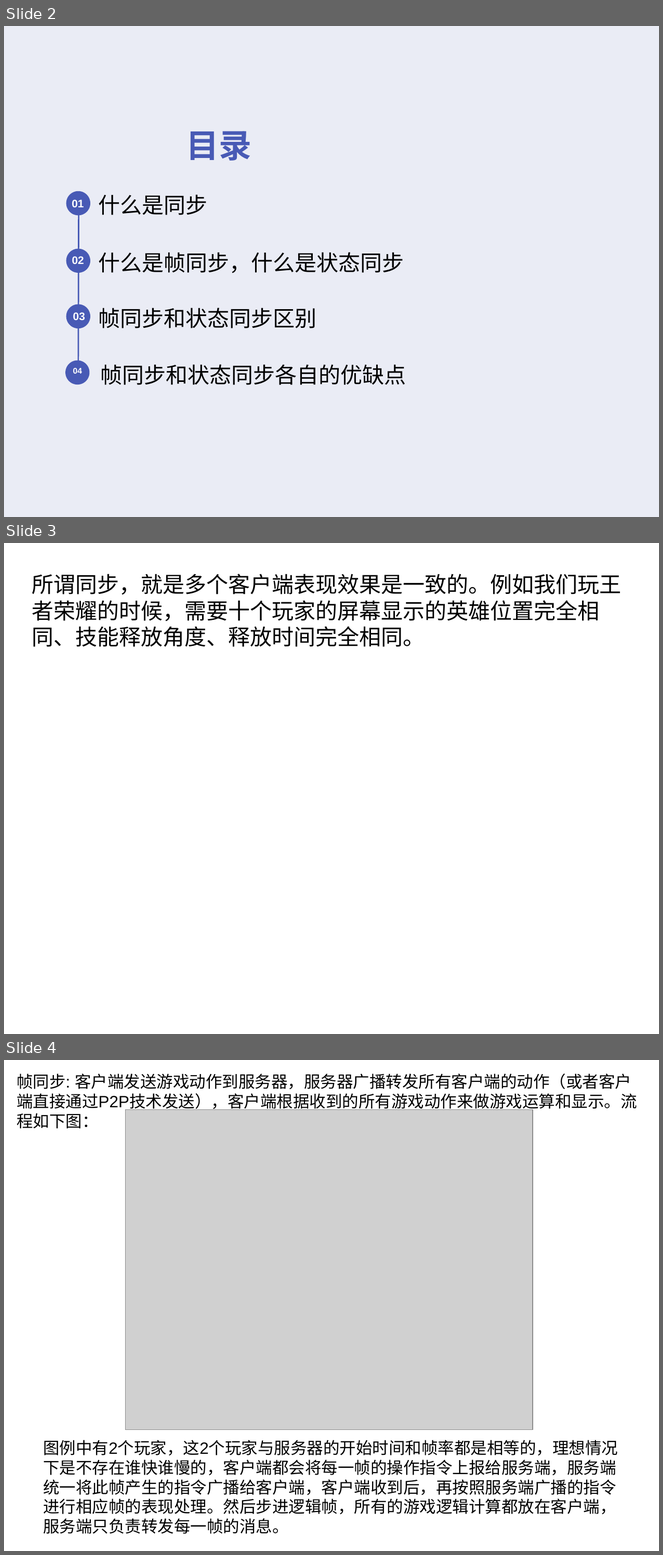
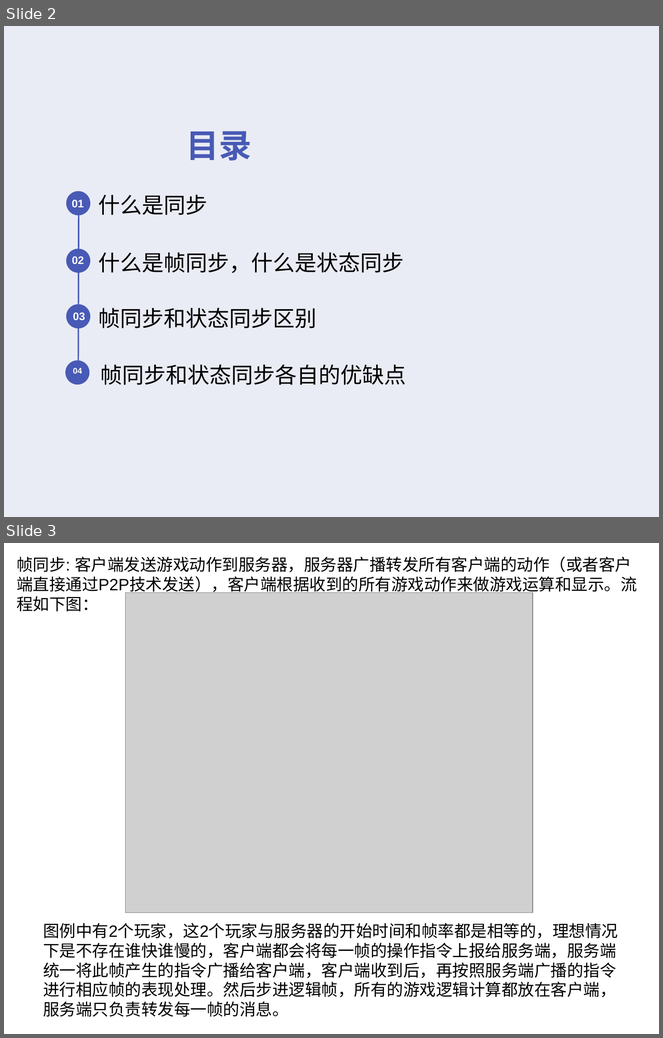
Before and after one commit to cyk88888888/LockStep-StateSynchronization, a slide deck: 浅析帧同步和状态同步.ppt. Shown one above the other, each under a label of ours: slides 2, 3 and 4 before the commit, slides 2 and 3 after it. The pictures are 663x1555 and 663x1038 pixels, drawn with LibreOffice and Linux fonts; fonts in the diff are those of the drawing; grey boxes stand for pictures; background and template pictures are left out. Boxes give left, top, right and bottom in pixels: in the first picture for what was removed or moved away, otherwise in the second. Text is boxed around its words. In the diff, an @@ line names an element or a change of style, - is before the commit and + after.

```diff
--- a/浅析帧同步和状态同步.ppt
+++ b/浅析帧同步和状态同步.ppt
@@ slide 3 removed at (4, 543, 659, 1034), background #FFFFFF @@
@@ text removed at (32, 574, 621, 647) @@
-所谓同步，就是多个客户端表现效果是一致的。例如我们玩王者荣耀的时候，需要十个玩家的屏幕显示的英雄位置完全相同、技能释放角度、释放时间完全相同。
@@ what was slide 4 is now slide 3 @@
```
Also in this commit, not shown: 3 slides changed, 1 other file.
